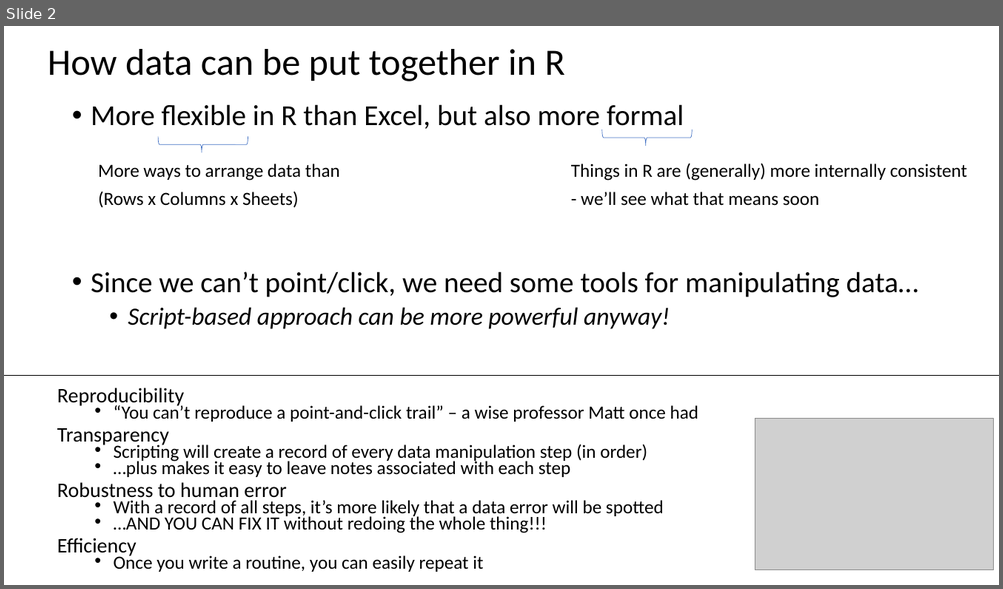
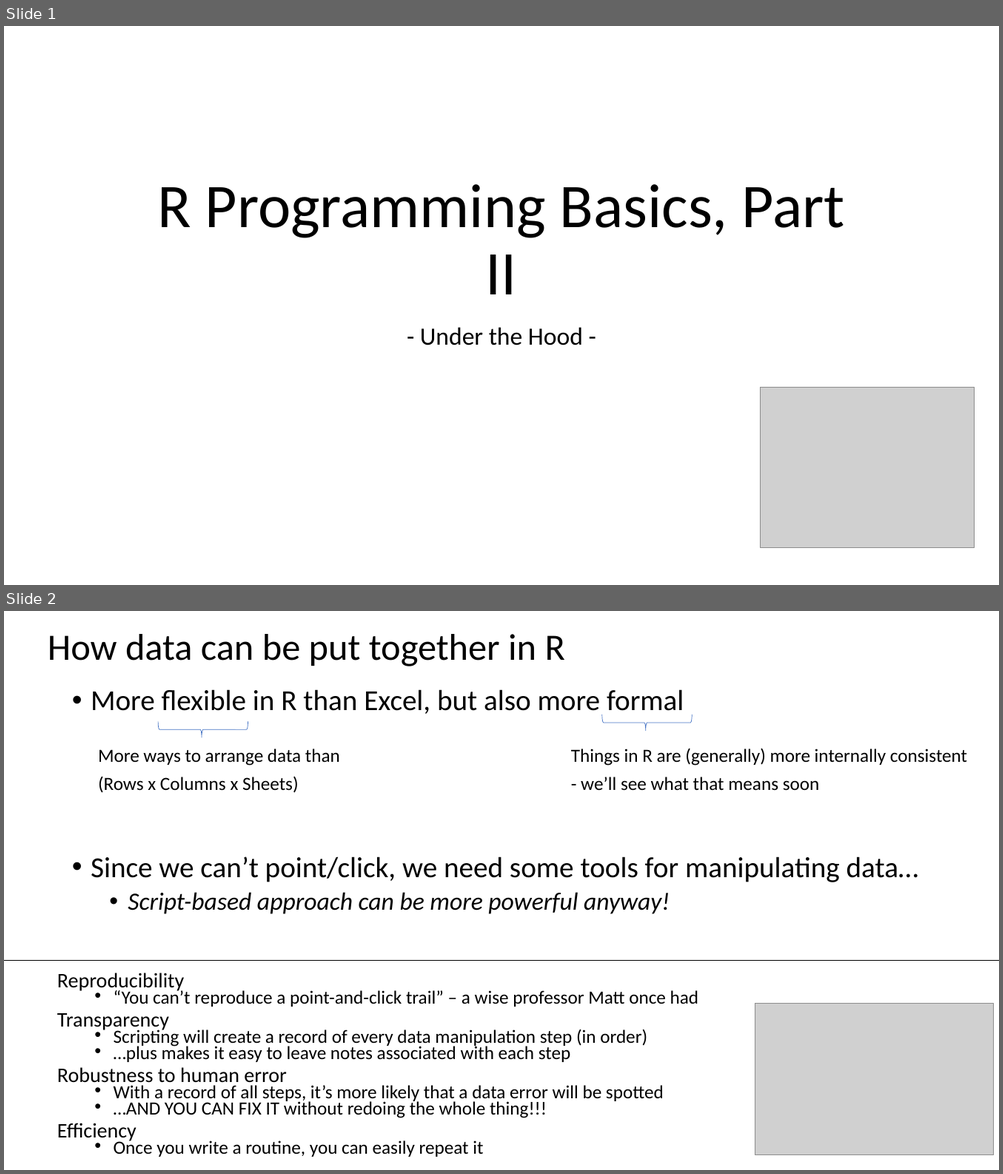
Before and after one commit to justinpriest/ADFG_R_Intro_Workshop, a slide deck: presentations/4 - Programming Basics 2 - Under the Hood.pptx. Shown one above the other, each under a label of ours: slide 2 before the commit, slides 1 and 2 after it. The pictures are 1003x589 and 1003x1174 pixels, drawn with LibreOffice and Linux fonts; fonts in the diff are those of the drawing; grey boxes stand for pictures. Boxes give left, top, right and bottom in pixels: in the first picture for what was removed or moved away, otherwise in the second. Text is boxed around its words. In the diff, an @@ line names an element or a change of style, - is before the commit and + after.

```diff
--- a/presentations/4 - Programming Basics 2 - Under the Hood.pptx
+++ b/presentations/4 - Programming Basics 2 - Under the Hood.pptx
@@ slide 1 added at <box>4,26,999,585</box>, background #FFFFFF @@
@@ title added at <box>157,184,845,295</box>, 60 pt, text #000000 @@
+R Programming Basics, Part II
@@ subtitle added at <box>420,327,583,346</box>, 24 pt, text #000000 @@
+- Under the Hood -
@@ picture added at <box>760,387,974,548</box> @@
```
Also in this commit, not shown: 1 slide removed, 5 other files.
